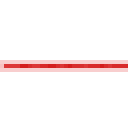
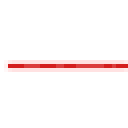
Layered file, before and after one edit (128×128). Changes by layer:
removed layer "Layer 7" (was 20%) over [0, 64, 112, 68]
"Layer 6": opacity 27% → 20%, painted on it over [0, 60, 128, 72]
painted on "Layer 5" over [4, 64, 8, 68]
